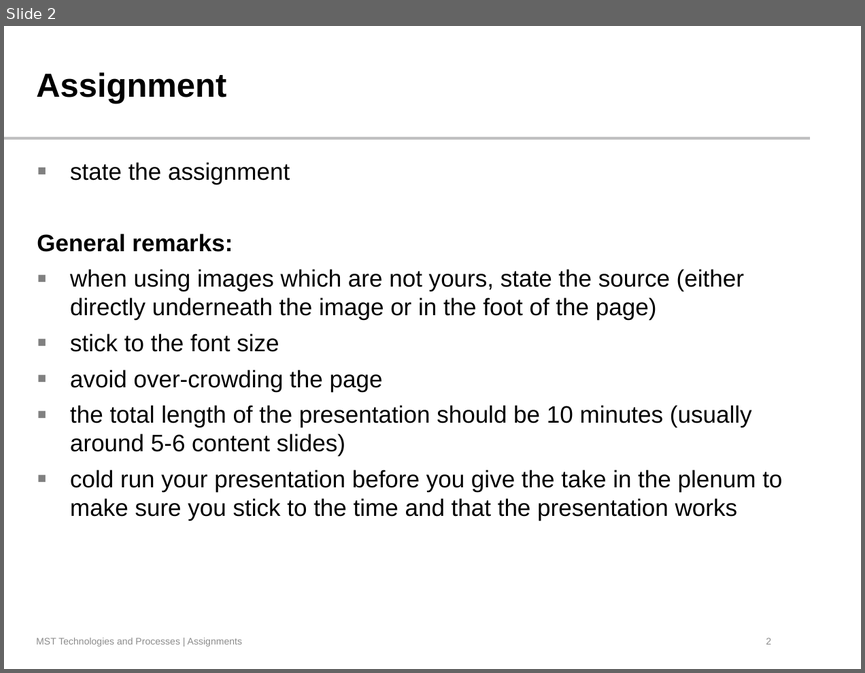
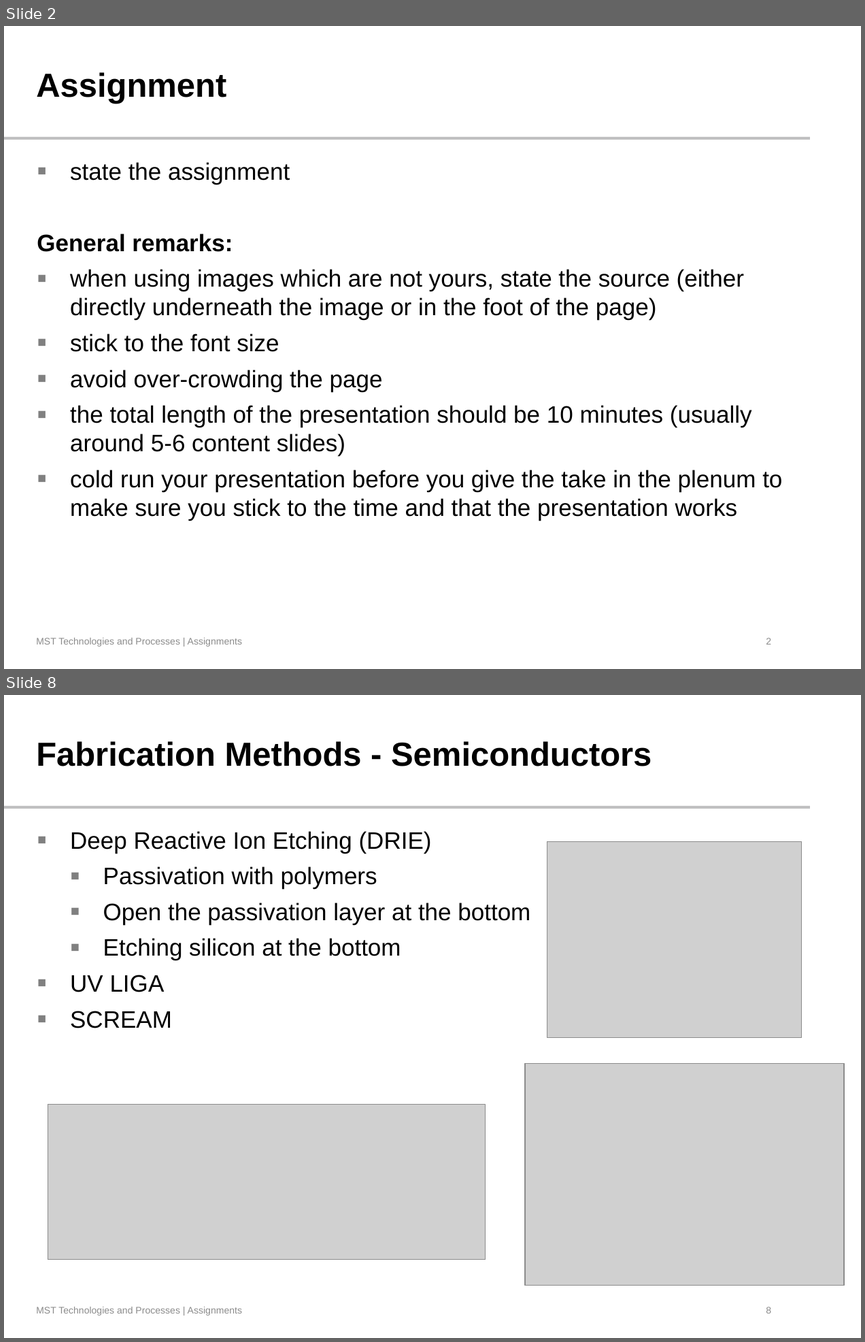
Before and after one commit to JayWiz/MST---High-Aspect-Ratio-MEMS, a slide deck: High_Aspect_Ratio_MEMS.pptx. Shown one above the other, each under a label of ours: slide 2 before the commit, slides 2 and 8 after it; the slides between them are not shown. The pictures are 865x673 and 865x1342 pixels, drawn with LibreOffice and Linux fonts; fonts in the diff are those of the drawing; grey boxes stand for pictures; background and template pictures are left out. Boxes give left, top, right and bottom in pixels: in the first picture for what was removed or moved away, otherwise in the second. Text is boxed around its words. In the diff, an @@ line names an element or a change of style, - is before the commit and + after.

```diff
--- a/High_Aspect_Ratio_MEMS.pptx
+++ b/High_Aspect_Ratio_MEMS.pptx
@@ slide 8 added at <box>4,695,861,1338</box>, background #FFFFFF; not listed: 3 template elements that a slide beside it also shows @@
@@ title added at <box>36,741,651,766</box>, 28 pt, text #000000, bold @@
+Fabrication Methods - Semiconductors
@@ text added at <box>70,831,530,1028</box>, 20 pt, text #000000 @@
+▪ Deep Reactive Ion Etching (DRIE)
+  ▪ Passivation with polymers
+  ▪ Open the passivation layer at the bottom
+  ▪ Etching silicon at the bottom
+▪ UV LIGA
+▪ SCREAM
@@ picture added at <box>547,841,802,1038</box> @@
@@ picture added at <box>525,1063,844,1285</box> @@
@@ picture added at <box>48,1104,485,1259</box> @@
```
Also in this commit, not shown: 1 slide changed, 5 other slides added, 2 slides removed, 5 other files.
